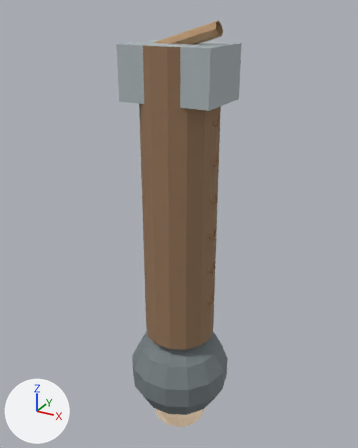
Before and after pictures for a commit that changed the OBJ model unity-games/fantasy-survival/Assets/Resources/CompanyAssets/MagicForestGrip.obj.
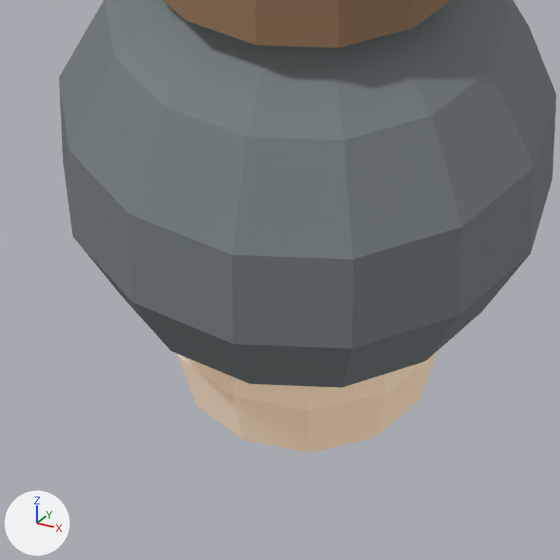
Old and new are each drawn whole from a 50 mm lens placed at (1.196, -2.182, 0.213), pointed at (-0.036, 0.058, -0.908) and again close up on the part from 34% to 64% of the width and 76% to 100% of the height. The lights are fixed; the arrows at lower left show +X, +Y and +Z. The older version's two pictures come first. Where no turn or scale is listed for an object, it has been applied to the vertices.

In view in the first close-up: 'MagicForestGrip'.
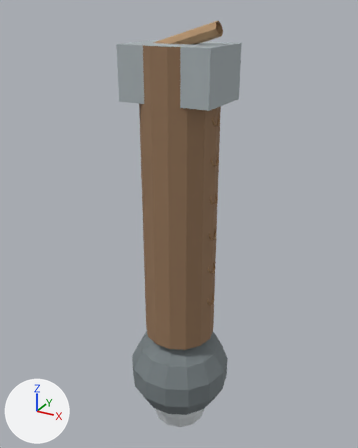
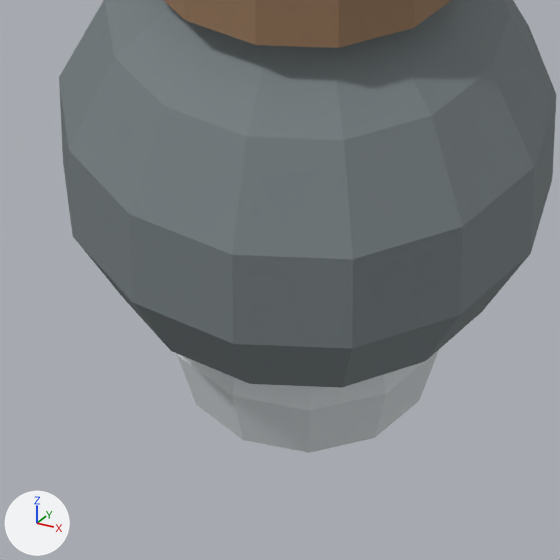
The newer file is also rescaled (x0.99) as a whole; pictures and numbers use the older file's frame.

What differs and where, as boxes (x1, y1, x2, y2) in the close-ups (560 x 560 px):
'MagicForestGrip', recoloured, surface changed (brown to grey)
    both: (175, 348, 440, 453)

Patch to the scene script:
```diff
--- a/unity-games/fantasy-survival/Assets/Resources/CompanyAssets/MagicForestGrip.obj.py
+++ b/unity-games/fantasy-survival/Assets/Resources/CompanyAssets/MagicForestGrip.obj.py
@@ mat_survival_metal_light @@
 mat_survival_metal_light.roughness = 0.805
-mat_survival_metal_light.emission_color = (0.24, 0.12, 0.015)  # brown #866121
-mat_survival_metal_light.emission_strength = 1.0
```
